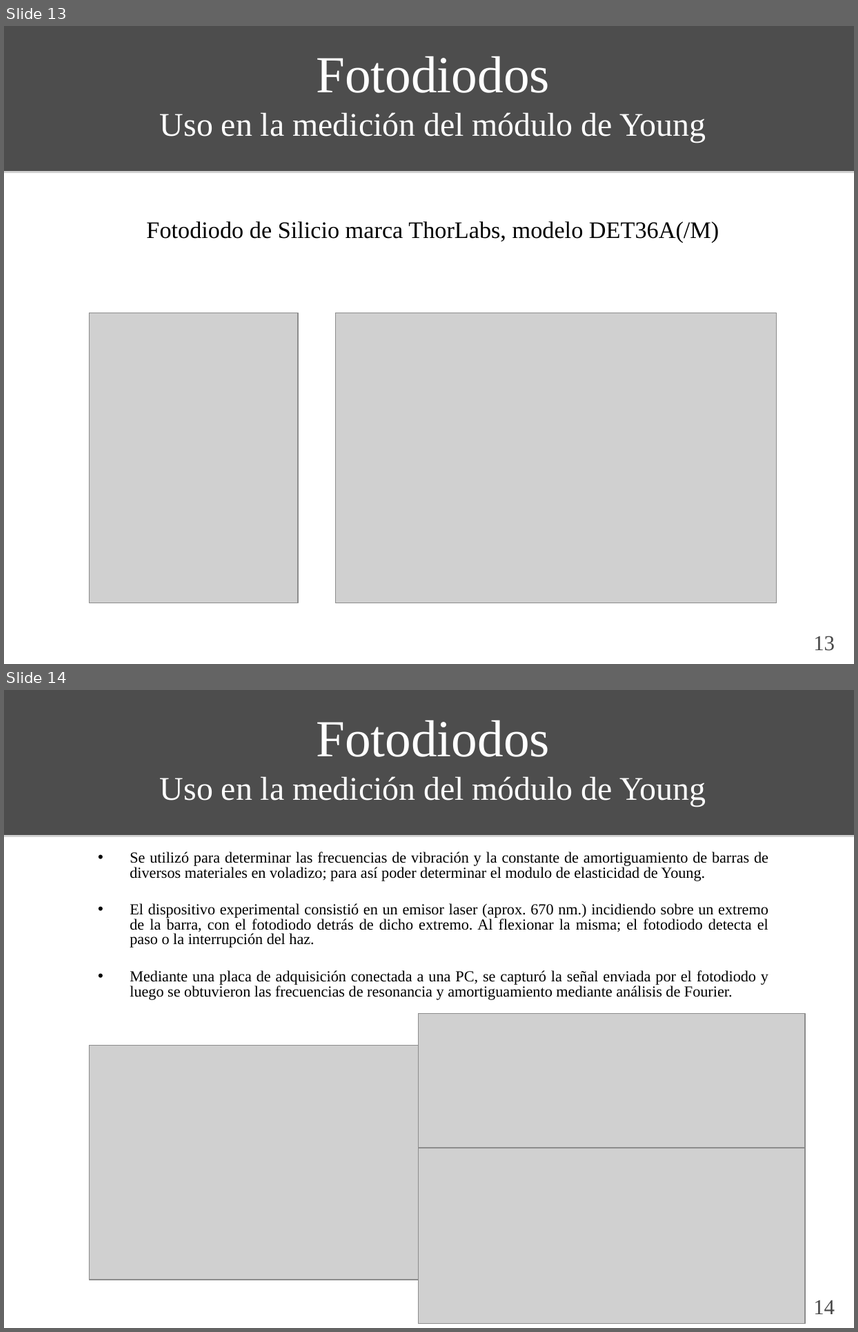
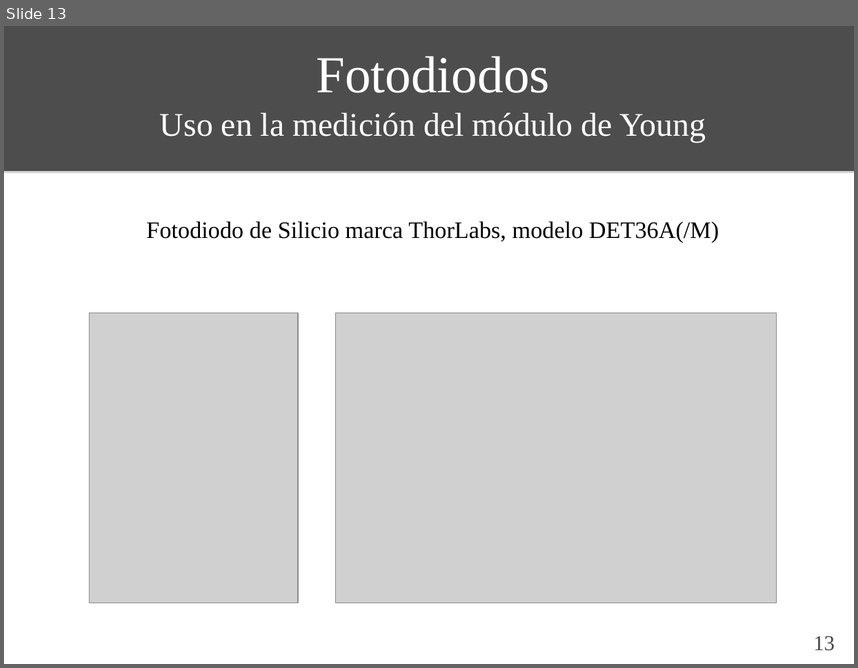
Before and after one commit to ignaciop/laboratorio4, a slide deck: practica_especial/presentacion_pe.ppt. Shown one above the other, each under a label of ours: slides 13 and 14 before the commit, slide 13 after it. The pictures are 858x1332 and 858x668 pixels, drawn with LibreOffice and Linux fonts; fonts in the diff are those of the drawing; grey boxes stand for pictures. Boxes give left, top, right and bottom in pixels: in the first picture for what was removed or moved away, otherwise in the second. Text is boxed around its words. In the diff, an @@ line names an element or a change of style, - is before the commit and + after.

Commit message:
Archivos necesarios para informe

```diff
--- a/practica_especial/presentacion_pe.ppt
+++ b/practica_especial/presentacion_pe.ppt
@@ slide 14 removed at (4,690,854,1328), background #FFFFFF @@
@@ rectangle removed at (4,690,854,834) @@
@@ text removed at (160,720,706,807) @@
-Fotodiodos
-Uso en la medición del módulo de Young
@@ subtitle removed at (130,851,769,1000) @@
-• Se utilizó para determinar las frecuencias de vibración y la constante de amortiguamiento de barras de diversos materiales en voladizo; para así poder determinar el modulo de elasticidad de Young.
-• El dispositivo experimental consistió en un emisor laser (aprox. 670 nm.) incidiendo sobre un extremo de la barra, con el fotodiodo detrás de dicho extremo. Al flexionar la misma; el fotodiodo detecta el paso o la interrupción del haz.
-• Mediante una placa de adquisición conectada a una PC, se capturó la señal enviada por el fotodiodo y luego se obtuvieron las frecuencias de resonancia y amortiguamiento mediante análisis de Fourier.
@@ picture removed at (418,1014,805,1148) @@
@@ picture removed at (90,1045,437,1279) @@
@@ picture removed at (418,1147,805,1323) @@
@@ page number removed at (813,1299,835,1314) @@
-14
```
Also in this commit, not shown: 1 slide changed, 1 slide added, 6 other files.
